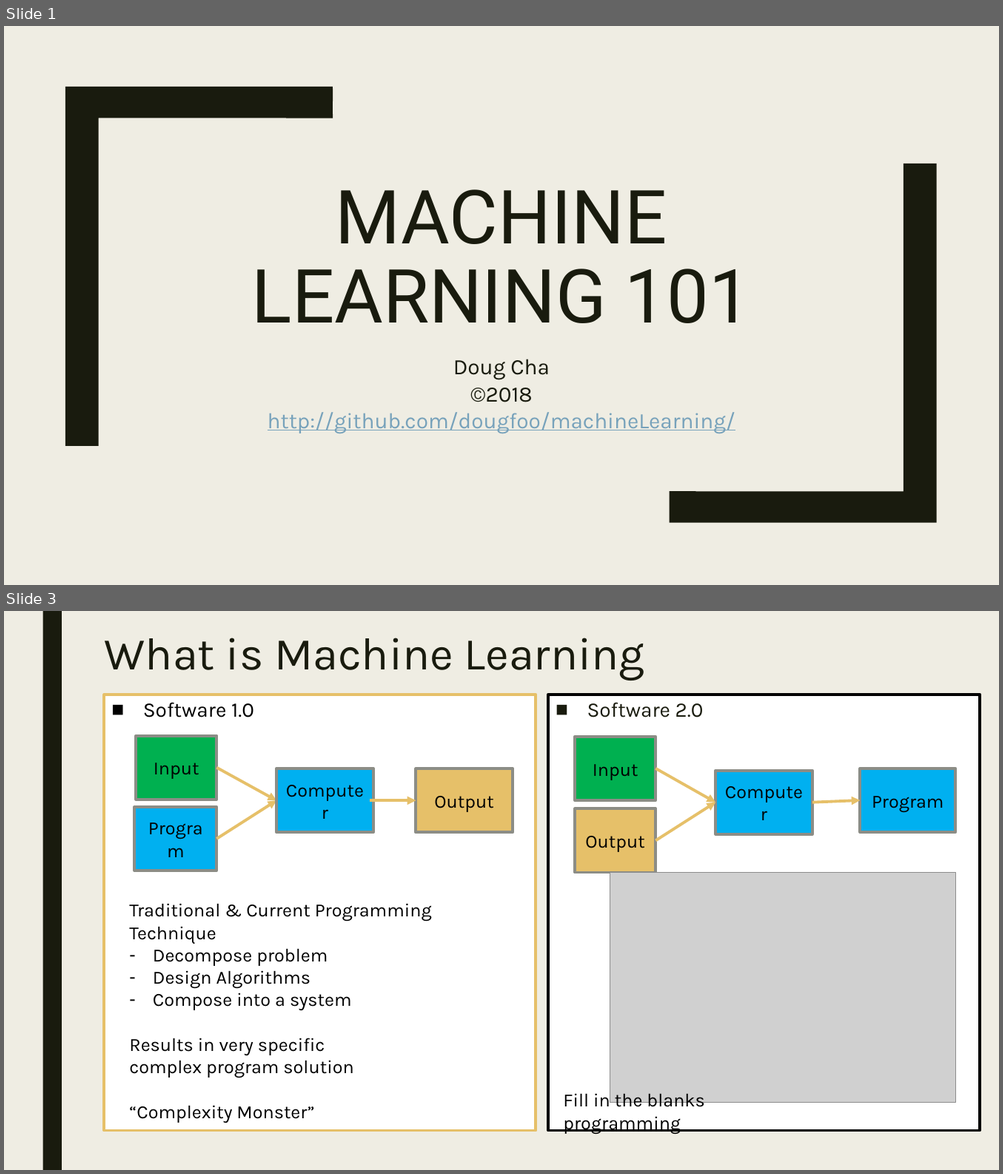
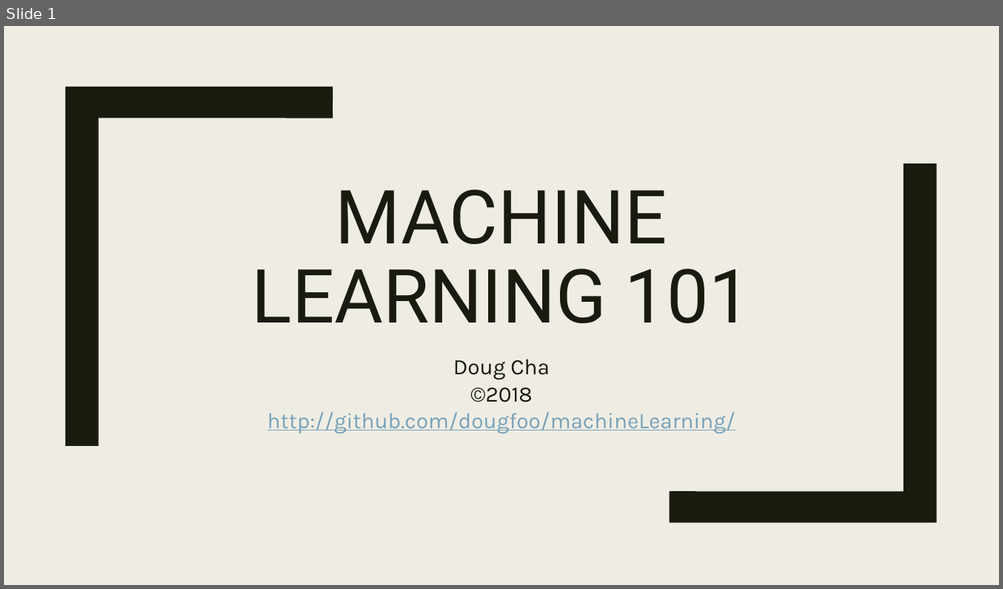
Before and after one commit to dougfoo/machineLearning, a slide deck: talks/MachineLearning101.pptx. Shown one above the other, each under a label of ours: slides 1 and 3 before the commit, slide 1 after it; the slides between them are not shown. The pictures are 1003x1174 and 1003x589 pixels, drawn with LibreOffice and Linux fonts; fonts in the diff are those of the drawing; grey boxes stand for pictures. Boxes give left, top, right and bottom in pixels: in the first picture for what was removed or moved away, otherwise in the second. Text is boxed around its words. In the diff, an @@ line names an element or a change of style, - is before the commit and + after.

```diff
--- a/talks/MachineLearning101.pptx
+++ b/talks/MachineLearning101.pptx
@@ slide 3 removed at box(4, 611, 999, 1170), background #EFEDE3 @@
@@ rectangle removed at box(42, 611, 62, 1170) @@
@@ title removed at box(105, 638, 645, 681) @@
-What is Machine Learning
@@ text removed at box(104, 695, 535, 1131) @@
-■ Software 1.0
@@ rectangle removed at box(548, 695, 979, 1131) @@
-■ Software 2.0
@@ rectangle removed at box(136, 735, 216, 800) @@
-Input
@@ rectangle removed at box(575, 736, 655, 800) @@
-Input
@@ arrow removed from (216, 768) to (276, 800) @@
@@ rectangle removed at box(276, 769, 373, 832) @@
-Computer
@@ rectangle removed at box(416, 769, 513, 832) @@
-Output
@@ arrow removed from (655, 769) to (716, 803) @@
@@ rectangle removed at box(716, 771, 813, 834) @@
-Computer
@@ rectangle removed at box(859, 769, 956, 832) @@
-Program
@@ rectangle removed at box(134, 807, 216, 871) @@
-Program
@@ arrow removed from (216, 839) to (276, 800) @@
@@ arrow removed from (370, 800) to (416, 800) @@
@@ rectangle removed at box(575, 809, 655, 873) @@
-Output
@@ arrow removed from (655, 841) to (716, 803) @@
@@ arrow removed from (812, 803) to (859, 800) @@
@@ picture removed at box(610, 873, 956, 1103) @@
@@ text removed at box(129, 903, 432, 1123) @@
-Traditional & Current Programming Technique
-– Decompose problem
-– Design Algorithms
-– Compose into a system
-Results in very specific
-complex program solution
-“Complexity Monster”
@@ text removed at box(563, 1091, 704, 1134) @@
-Fill in the blanks programming
```
Also in this commit, not shown: 1 slide changed, 4 slides added, 1 other slide removed.
